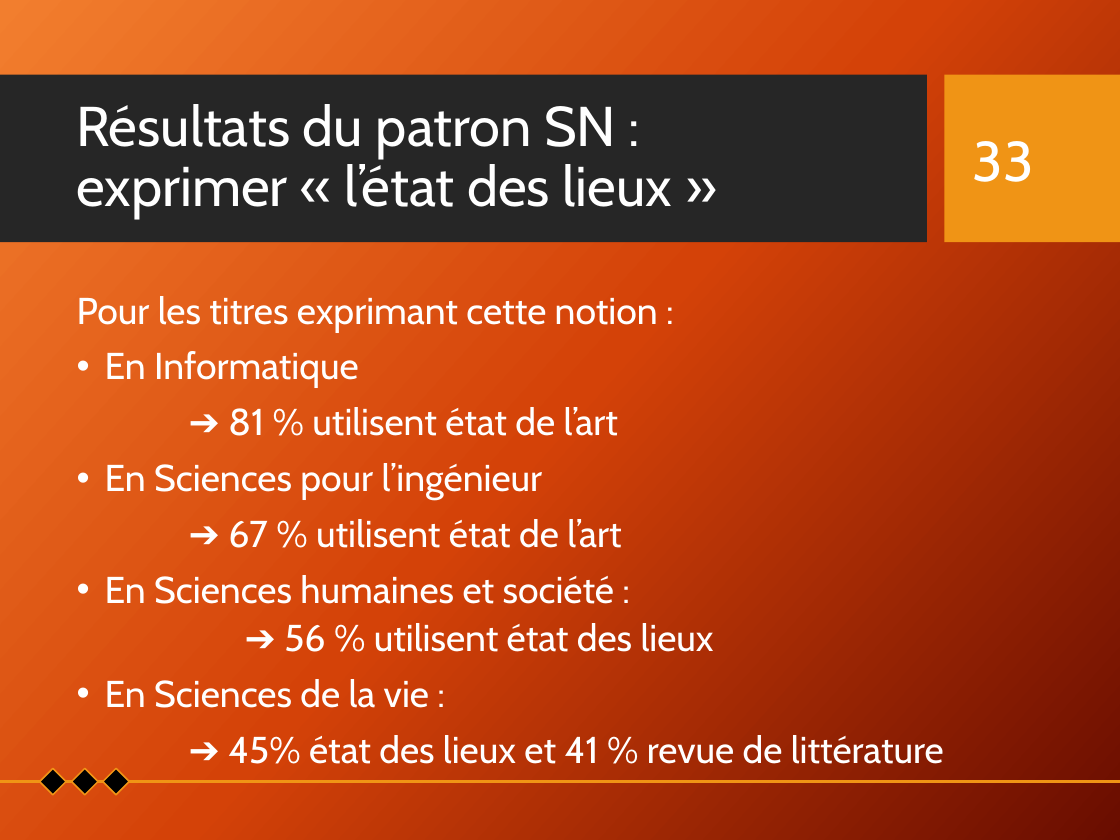
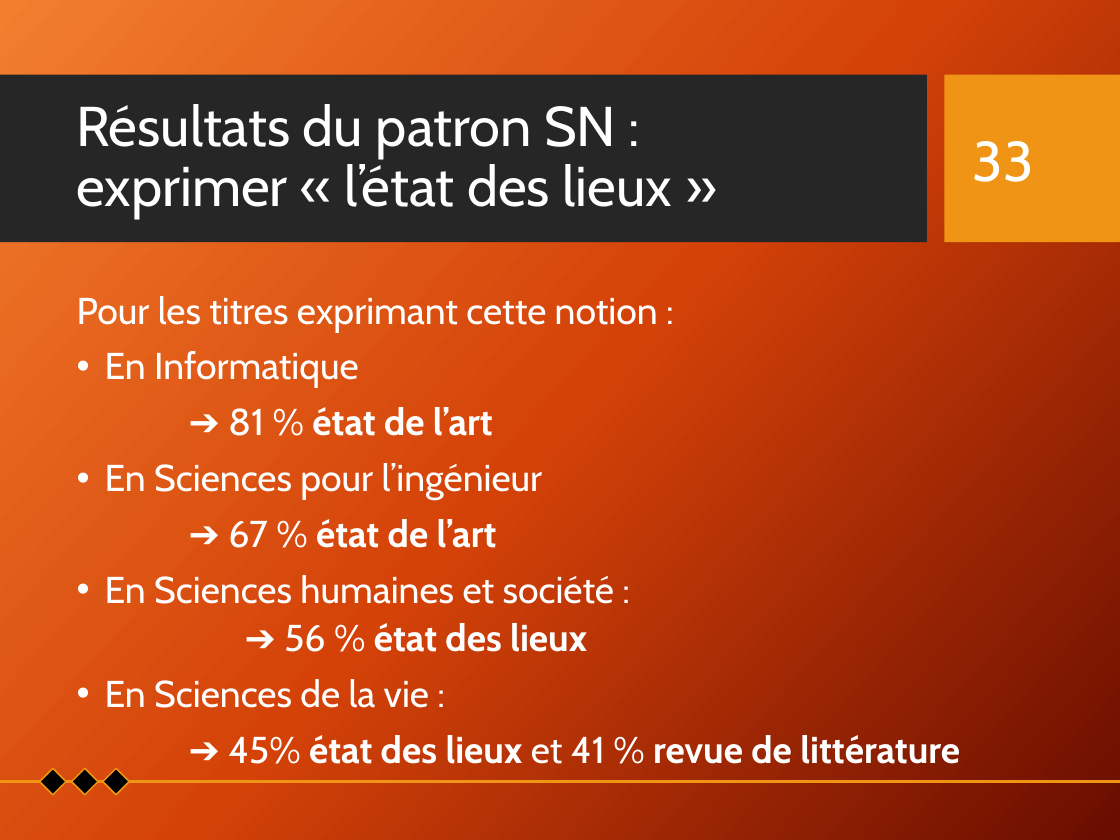
Before and after one commit to Xitog/tal, a slide deck: slide 33 of dossiers/Final - Présentation Projet de recherche.pptx. Drawn at 1120x840 pixels with LibreOffice and Linux fonts; fonts in the diff are those of the drawing; background and template pictures are left out. Boxes give left, top, right and bottom in pixels: in the first picture for what was removed or moved away, otherwise in the second. Text is boxed around its words. In the diff, an @@ line names an element or a change of style, - is before the commit and + after.

```diff
--- a/dossiers/Final - Présentation Projet de recherche.pptx
+++ b/dossiers/Final - Présentation Projet de recherche.pptx
@@ text at box(228, 407, 493, 436): text changed; bold on @@
-➔ 81 % utilisent état de l’art
+➔ 81 % état de l’art
@@ text at box(228, 519, 497, 548): text changed; bold on @@
-➔ 67 % utilisent état de l’art
+➔ 67 % état de l’art
@@ text at box(284, 623, 587, 652): text changed; bold on @@
-  ➔ 56 % utilisent état des lieux
+  ➔ 56 % état des lieux
@@ text at box(228, 735, 960, 764): bold on in "état des lieux revue de littérature" @@
```
Also in this commit, not shown: 8 other slides changed, 1 slide removed, 2 other files.
